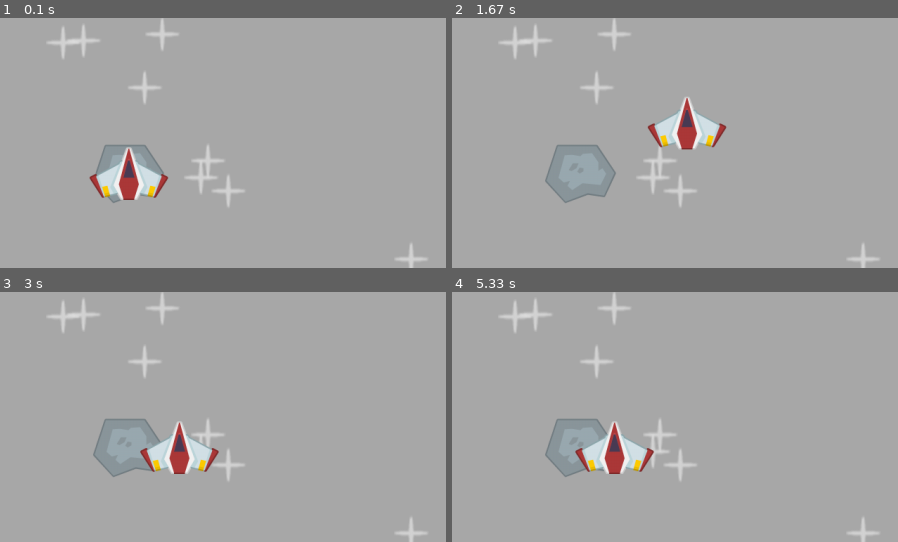
Above: before the commit, frames 1-4 (two rows, left to right).
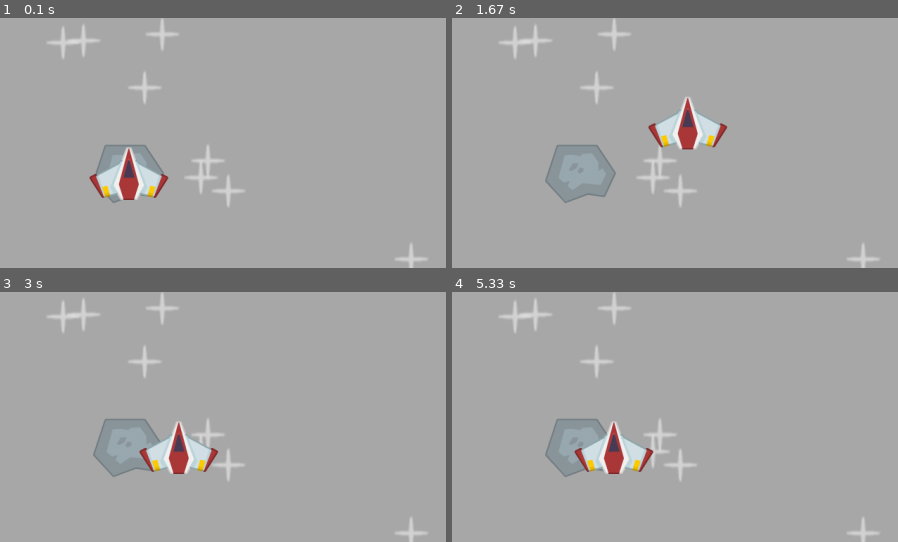
Above: after the commit, the same moments.

Repository: zehra-ozkan/pygame
Game: pygame game, started from spaceshift/main.py
Same seed, same stepped clock (60 frames per second), same inputs: the game is played once before the commit and once after it.
Inputs:
- Up to frame 1 (0.1 s): no input
- Up to frame 2 (1.67 s): tap Space at 0.33 s; hold Right 0.67-1.13 s; hold Up 1.17-1.47 s; hold Right from 1.5 s (still down)
- Up to frame 3 (3 s): release Right at 1.97 s; hold Left 2-2.53 s; hold Down 2.57-2.87 s; hold Left from 2.9 s (still down)
- Up to frame 4 (5.33 s): release Left at 3.3 s; hold Up 3.33-3.7 s; hold Right 3.73-4.37 s; hold Down 4.4-4.77 s; hold Left 4.8-5.27 s; hold Right from 5.3 s (still down)
The pictures show only the part of the screen within x 35-85%, y 18-68%; the shares and areas given below are measured in that part.

The runs differ from the first frame. In frame 2, 0.4% of the frame differs, in the area x 43-62%, y 32-53%; in frame 3, 0.4%; in frame 4, 0.5%, in the area x 27-46%, y 52-73%.

Commit message:
sprite exercise completed

Diff:
--- a/spaceshift/main.py
+++ b/spaceshift/main.py
@@ -1,6 +1,27 @@
 import pygame
 from os.path import join
 from random import randrange
+
+class Player(pygame.sprite.Sprite): #inheriting from sprite sprite is a class with a reectangle and a surface in pygame
+    def __init__(self, groups):
+        super().__init__(groups)
+        self.image = pygame.image.load(join('spaceshift','images', 'player.png')).convert_alpha()
+        self.rect = self.image.get_frect(center=(WIDTH / 2, HEIGHT / 2))
+
+    def update(self):
+        print("ship is being updated")
+
+        dir = pygame.math.Vector2(0, 0)
+        speed = 240
+
+        keys =  pygame.key.get_pressed()
+
+        dir.x = int(keys[pygame.K_RIGHT]) - int(keys[pygame.K_LEFT])#htis successfully replaces the above code
+        dir.y = int(keys[pygame.K_DOWN]) - int(keys[pygame.K_UP])
+        dir = dir.normalize() if dir.magnitude() > 0 else dir #this stabilises teh speed
+
+        self.rect.center = self.rect.center + dir * speed * dt #multipllying with dt makes the movement speed independent from fps
+
 
 
 pygame.init()
@@ -19,16 +40,9 @@
 surf.fill('purple')
 surface_x = 100
 
-#importing an image
-#images should be converted so that the game runs faster
-# image has transparent pixels -> pixels::convert_alpha()
-# image has no transparent pixels -> pixels:convert()
-path = join('spaceshift','images', 'player.png')
-#print(path)
-player_surf  = pygame.image.load(path).convert_alpha()
-#player_surf  = pygame.image.load('./spaceshift/images/player.png')# this might not have worked in macos where it expects \
-#player_rect = player_surf.get_frect(center=(0,0))
-player_rect = player_surf.get_frect(center=(WIDTH / 2, HEIGHT / 2))
+all_sprites = pygame.sprite.Group()
+player = Player(all_sprites)
+
 
 star_surface = pygame.image.load(join('spaceshift','images', 'star.png')).convert_alpha()
 star_coordinates = []
@@ -43,56 +57,23 @@
 
 
 
-dir = pygame.math.Vector2(0, 0)
-speed = 240
+
 
 while not exit:
-    dt = clock.tick(60) / 1000 #delta time measrures hte time took by the computer to render in between the last 2 frames, how much time has changed since the last 2 frames, different in everty computer
-    #print("dt",dt)
+    dt = clock.tick(120) / 1000 #delta time measrures hte time took by the computer to render in between the last 2 frames, how much time has changed since the last 2 frames, different in everty computer
     for event in pygame.event.get(): #this gets all the events in the pygame
         if event.type == pygame.QUIT:
             exit = True
-        """ if event.type == pygame.MOUSEMOTION:
-            print("mouse movement")
-            player_rect.center = event.pos[0], player_rect.center[1] """
+
+    all_sprites.update()
+    keys = pygame.key.get_pressed()
 
 
-    keys = pygame.key.get_pressed()
+    #laser
+    k = pygame.key.get_just_pressed()
+    if k[pygame.K_SPACE]:
+        print("space pressed")
 
-    #if keys[pygame.K_RIGHT]:
-    #    dir.x = 1
-        #player_rect.right = player_rect.right + 1 if player_rect.right < WIDTH else player_rect.right
-    #if keys[pygame.K_LEFT]:
-    #    dir.x = -1
-        #player_rect.right = player_rect.right - 1 if player_rect.left > 0 else player_rect.right
-
-    """ if keys[pygame.K_LEFT]:
-        dir.x = -1
-    elif keys[pygame.K_RIGHT]:
-        dir.x = 1
-    else:
-        dir.x = 0 """
-
-    dir.x = int(keys[pygame.K_RIGHT]) - int(keys[pygame.K_LEFT])#htis successfully replaces the above code
-    dir.y = int(keys[pygame.K_DOWN]) - int(keys[pygame.K_UP])
-    dir = dir.normalize() if dir.magnitude() > 0 else dir #this stabilises teh speed
-    player_rect.center = player_rect.center + dir * speed * dt #multipllying with dt makes the movement speed independent from fps
-    print((dir * speed).magnitude())
-
-    """ if keys[pygame.K_UP]:
-        dir.y = -1
-    elif keys[pygame.K_DOWN]:
-        dir.y = 1
-    else:
-        dir.y = 0 """
-
-
-    #draw the game
-    #surface_x = surface_x + 0.1
-    #order of the drawing matters!! background first otherwise nothing will be seen
-
-    #input field
-    #player_rect.center = pygame.mouse.get_pos()[0], player_rect.centery #we can take this input frmo anywhere in the codde
 
 
     display_surface.fill('darkgrey')#if you remove htis line it does not claer
@@ -102,22 +83,12 @@
 
     #display_surface.blit(player_surf, (surface_x, 5))#putting one surface on another surface
 
-    #bounce from left to right
-    """ if player_rect.right >= WIDTH or player_rect.left <=0:
-        dir.x = dir.x * -1
-
-    if player_rect.bottom >= HEIGHT or player_rect.top <=0:
-        dir.y = dir.y * -1 """
-
-    #print(dir)
-
-    #print(player_rect.center)
-    #print(player_rect.center)
 
     display_surface.blit(meteor_surface, meteor_rectangle)
     display_surface.blit(laser_surface, laser_rectangle)
-    display_surface.blit(player_surf, player_rect)#putting one surface on another surface
-
+    #display_surface.blit(player_surf, player_rect)#putting one surface on another surface
+    display_surface.blit(player.image, player.rect)
+    all_sprites.draw(display_surface)
     pygame.display.update()
 
 #ensures that the game will close properly, safety net
